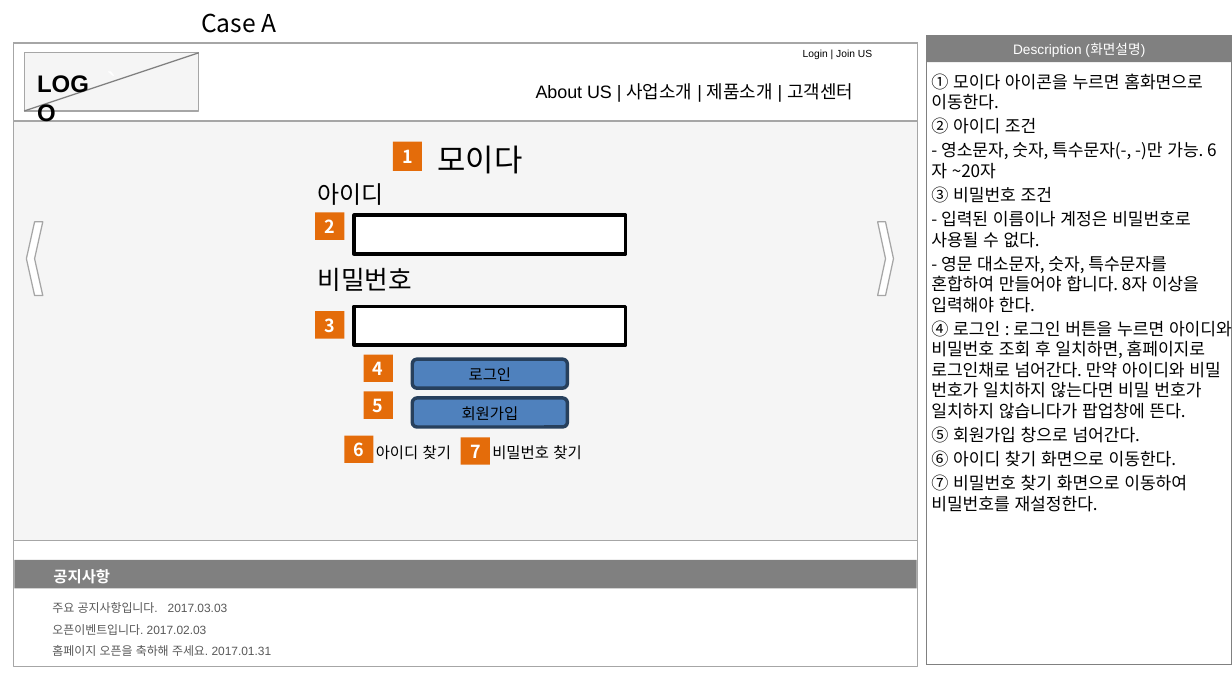
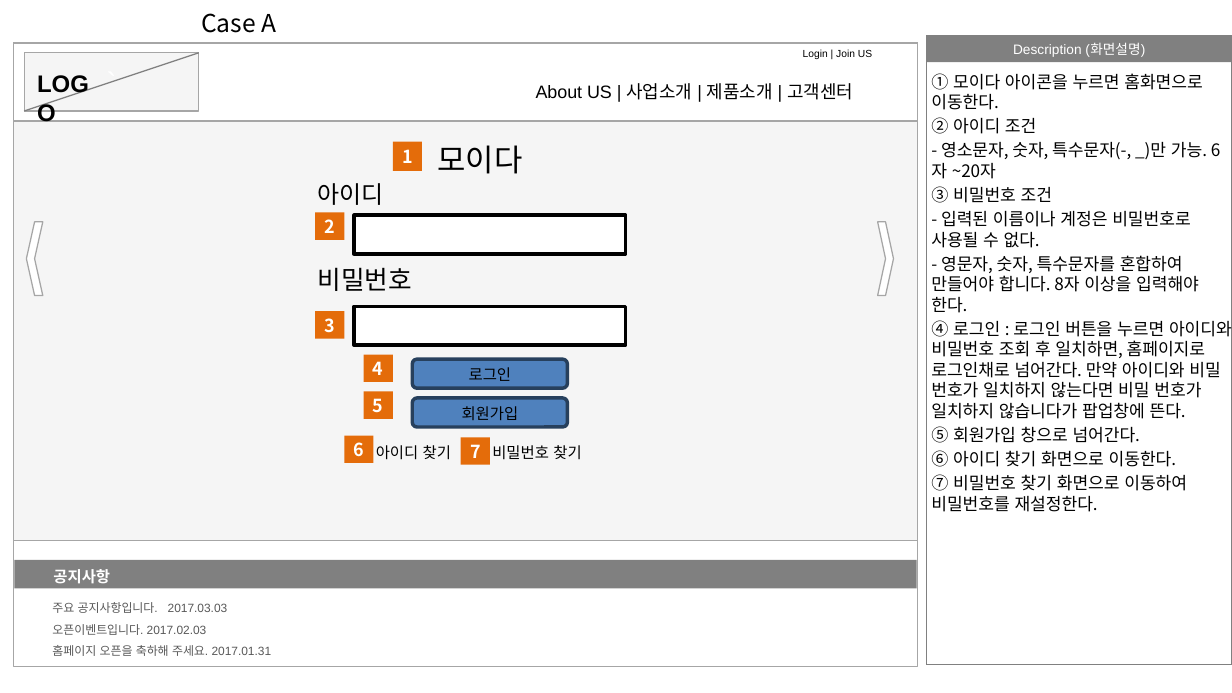
Before and after one commit to moim5/moida-general, a slide deck: slide 1 of documents/storyBoard/JuHyenjun/jhj_Story_Board.pptx. Drawn at 1232x693 pixels with LibreOffice and Linux fonts; fonts in the diff are those of the drawing. Boxes give left, top, right and bottom in pixels: in the first picture for what was removed or moved away, otherwise in the second. Text is boxed around its words. In the diff, an @@ line names an element or a change of style, - is before the commit and + after.

```diff
--- a/documents/storyBoard/JuHyenjun/jhj_Story_Board.pptx
+++ b/documents/storyBoard/JuHyenjun/jhj_Story_Board.pptx
@@ text at bbox=[941, 142, 1207, 179]: text changed @@
-- 영소문자, 숫자, 특수문자(-, -)만 가능. 6자 ~20자
+- 영소문자, 숫자, 특수문자(-, _)만 가능. 6자 ~20자
@@ text at bbox=[931, 255, 1199, 313]: text changed @@
-- 영문 대소문자, 숫자, 특수문자를 혼합하여 만들어야 합니다. 8자 이상을 입력해야 한다.
+- 영문자, 숫자, 특수문자를 혼합하여 만들어야 합니다. 8자 이상을 입력해야 한다.
```
Also in this commit, not shown: 3 other slides changed.
